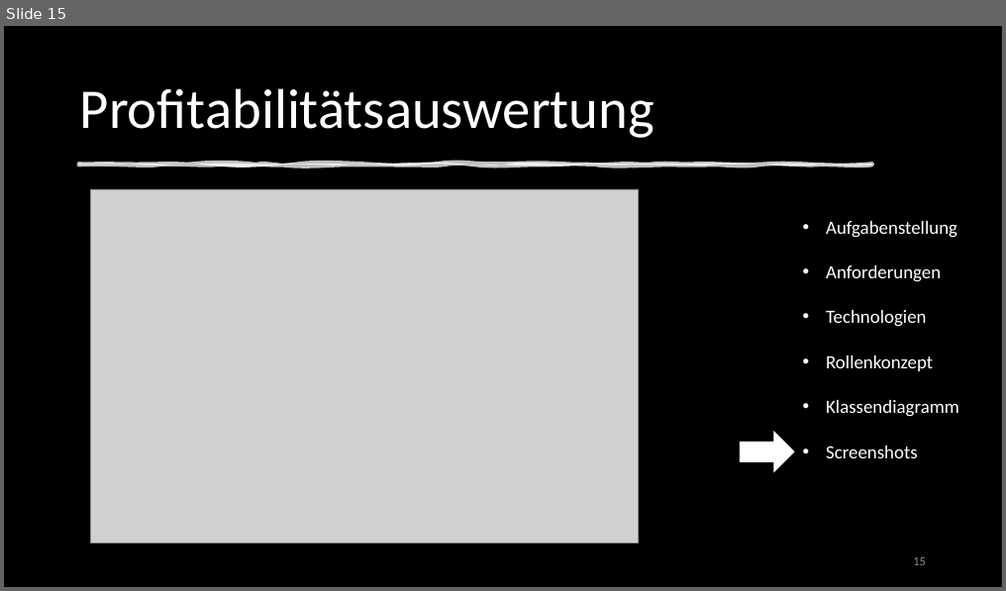
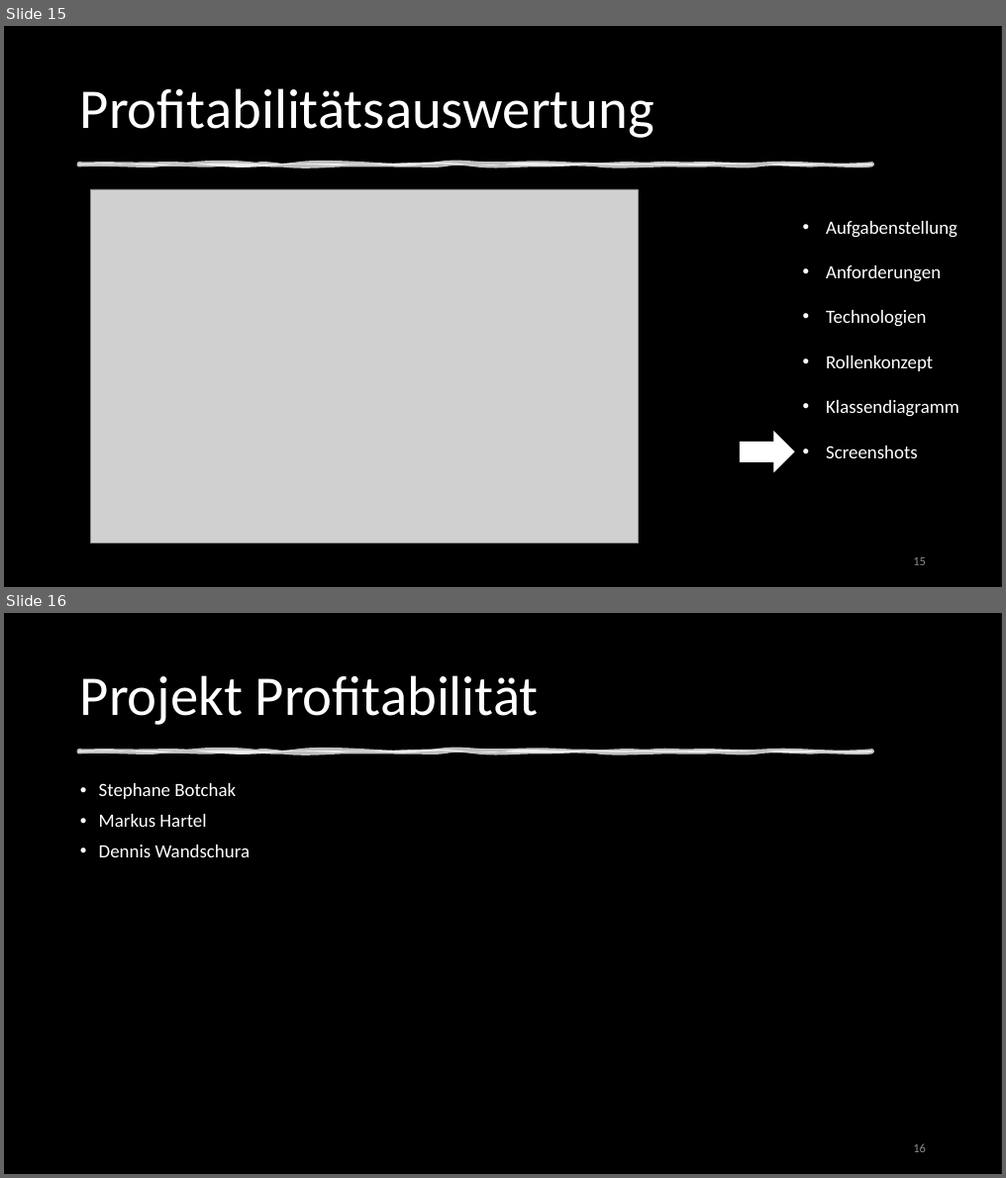
Before and after one commit to DennisWandschura/Profitabilitaet, a slide deck: Präst_Profitabilität.pptx. Shown one above the other, each under a label of ours: slide 15 before the commit, slides 15 and 16 after it. The pictures are 1006x591 and 1006x1178 pixels, drawn with LibreOffice and Linux fonts; fonts in the diff are those of the drawing; grey boxes stand for pictures; background and template pictures are left out; a plain dark background stands for a picture behind light text. Boxes give left, top, right and bottom in pixels: in the first picture for what was removed or moved away, otherwise in the second. Text is boxed around its words. In the diff, an @@ line names an element or a change of style, - is before the commit and + after.

```diff
--- a/Präst_Profitabilität.pptx
+++ b/Präst_Profitabilität.pptx
@@ slide 16 added at (4,613,1002,1174), background picture (left out) @@
@@ rectangle added at (4,613,1002,1174), fill #000000 @@
@@ title added at (80,675,539,725), 54 pt, text #FFFFFF @@
+Projekt Profitabilität
@@ freeform shape added at (79,751,872,753), fill #FFFFFF at 75% opacity, outline #FFFFFF 3.5 pt @@
@@ text added at (99,783,251,858), 18 pt, text #FFFFFF @@
+• Stephane Botchak
+• Markus Hartel
+• Dennis Wandschura
@@ page number added at (913,1144,926,1153), 12 pt, text #8C8C8C @@
+16
```
Also in this commit, not shown: 2 other files.
